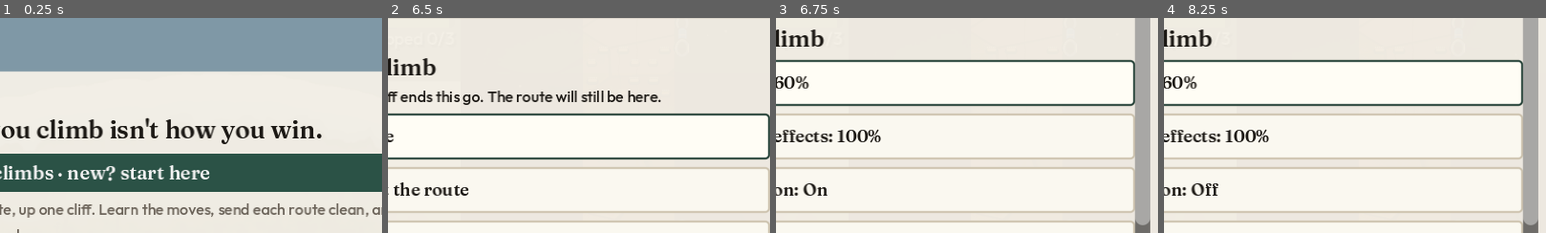
Above: before the commit, frames 1-4 (left to right).
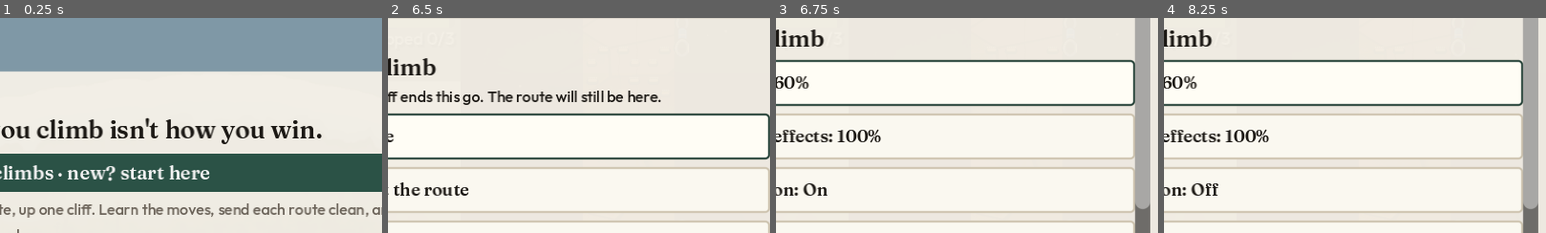
Above: after the commit, the same moments.

Repository: aking-beep/climb-up
Game: Godot game, scene res://modes/title/title.tscn
Two runs of this game, one before a commit and one after it. Both use one fixed random seed, a clock stepped at 60 frames per second and the inputs below.
Inputs (mouse positions are % of the whole screen's width and height, from its top left):
- Up to frame 1 (0.25 s): no input
- Up to frame 2 (6.5 s): click "Crag · short climbs · new? st…" at 0.5 s; click "Start here: First Climb" at 1.25 s; click "Tie in and climb" at 2 s; tap Enter at 2.75 s; move the mouse to (72, 45) at 2.77 s; hold Right (move_right) 2.78-3.5 s; tap Shift (brace) at 2.85 s; click (72, 45) at 2.92 s; tap Space (jump) at 3.02, 6.02 s; drag from (30, 55) to (45, 70) at 3.52 s; move the mouse to (60, 28) at 4.27 s; hold Right (move_right) 4.28-5 s; tap R (rest) at 4.35 s; drag from (45, 70) to (20, 35) at 5.02 s; move the mouse to (80, 65) at 5.77 s; hold Left (move_left) from 5.78 s (still down); tap K at 5.85 s; tap Escape (pause) at 6.4 s
- Up to frame 3 (6.75 s): release Left (move_left) at 6.5 s; click "Settings" at 6.5 s
- Up to frame 4 (8.25 s): click "Control size: Normal" at 7.25 s; click "Vibration: On" at 8 s
The pictures show only the part of the screen within x 30-80%, y 9-59%; the shares and areas given below are measured in that part.

Frames 1-2 are identical in both runs. In frame 3, 0.3% of the frame differs, in the area x 94-98%, y 86-97%; in frame 4, 0.3%.

Commit message:
Docs: sprint report, playtest plan, analytics, art brief; copy the usage log
- docs/sprint-report-9-5.md: what changed, files, tests (119 passed),
  builds, what is automation-only, what needs phones, gaps, next steps.
- docs/playtest-plan.md: 30-50 testers in four groups, a first-five-
  minutes script, device checks, and each measure (tutorial completion,
  voluntary replay, D1/D7 retention, crag completion, expedition
  completion, retreat and descent help rates) defined against the log.
- docs/analytics.md: every event and property, what is never recorded,
  and how to add a consent-aware provider later.
- docs/art-brief.md: each placeholder, its format, and what a finished
  version needs.
- Settings: 'Copy my usage log' puts the device's log on the clipboard
  for playtesters to paste (the game sends nothing).
- godot/README.md: the crag (holds table, routes and skills, logbook,
  daily route), the way down, settings, sound and analytics, tests.

Co-Authored-By: Claude Opus 5.5 <noreply@anthropic.com>
Claude-Session: https://claude.ai/code/session_012oiSSfW9xutsnQ4PA8cAQG

Diff:
--- a/godot/core/analytics/analytics.gd
+++ b/godot/core/analytics/analytics.gd
@@ -113,6 +113,13 @@
 	return out
 
 
+## The log as text (one JSON event a line), for a playtester to paste.
+func export_text() -> String:
+	if not FileAccess.file_exists(PATH):
+		return ""
+	return FileAccess.get_file_as_string(PATH)
+
+
 func erase() -> void:
 	_buffer.clear()
 	recent.clear()
--- a/godot/core/settings/settings_menu.gd
+++ b/godot/core/settings/settings_menu.gd
@@ -25,6 +25,7 @@
 		["s_quality", "Graphics: %s" % ["Full", "Reduced", "Low power"][Settings.quality]],
 		["s_motion", "Reduced motion: %s" % ("On" if Settings.reduced_motion else "Off")],
 		["s_usage", "Usage log on this device: %s" % ("On" if Settings.log_usage else "Off")],
+		["s_export", "Copy my usage log (for playtests)"],
 		["s_fps", "Show FPS: %s" % ("On" if Settings.show_fps else "Off")],
 	]
 
@@ -66,6 +67,15 @@
 			Settings.set_value("log_usage", not Settings.log_usage)
 		"s_fps":
 			Settings.set_show_fps(not Settings.show_fps)
+		"s_export":
+			# For playtesters: the device's log as text, to paste into the
+			# survey. Nothing is sent by the game.
+			Analytics.flush()
+			DisplayServer.clipboard_set(Analytics.export_text())
+			var hud: Variant = level.get("hud")
+			if hud != null:
+				hud.flash("Usage log copied: %d events. Paste it into the playtest form." % Analytics.read_all().size(), 3.0)
+			return true
 		_:
 			return false
 	Analytics.event("settings_changed", {"setting": id.substr(2)})
--- a/godot/tests/test_platform.gd
+++ b/godot/tests/test_platform.gd
@@ -334,6 +334,9 @@
 	Analytics.flush()
 	eq(Analytics.read_all().size(), 0, "the usage log off writes nothing")
 	Settings.log_usage = true
+	Analytics.event("route_started", {"route": "warm-up"})
+	Analytics.flush()
+	check(Analytics.export_text().contains("\"route_started\""), "a playtester can export the log as text")
 	# No sink is called without consent.
 	var called := [0]
 	Analytics.add_sink(func(_e: Dictionary) -> void: called[0] += 1)
Not shown, changed: README.md
Not shown, added: docs/analytics.md
Not shown, added: docs/art-brief.md
Not shown, added: docs/playtest-plan.md
Not shown, added: docs/sprint-report-9-5.md
Not shown, changed: godot/README.md
